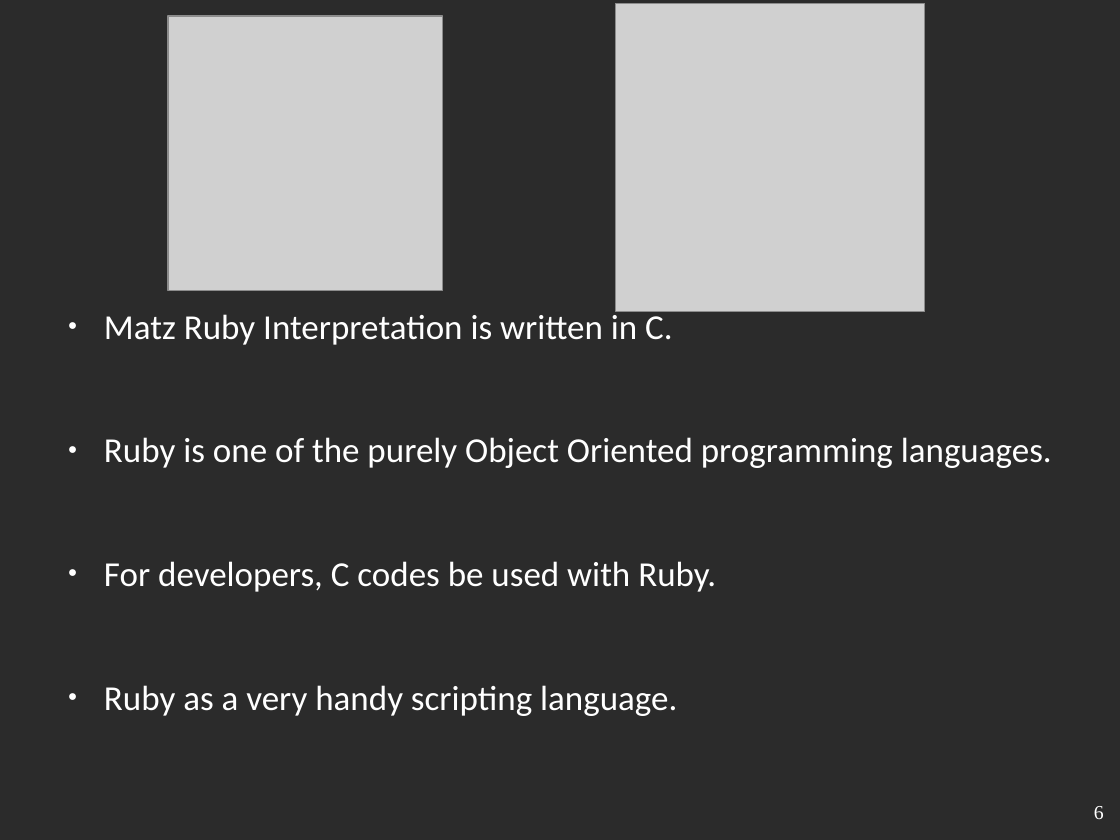
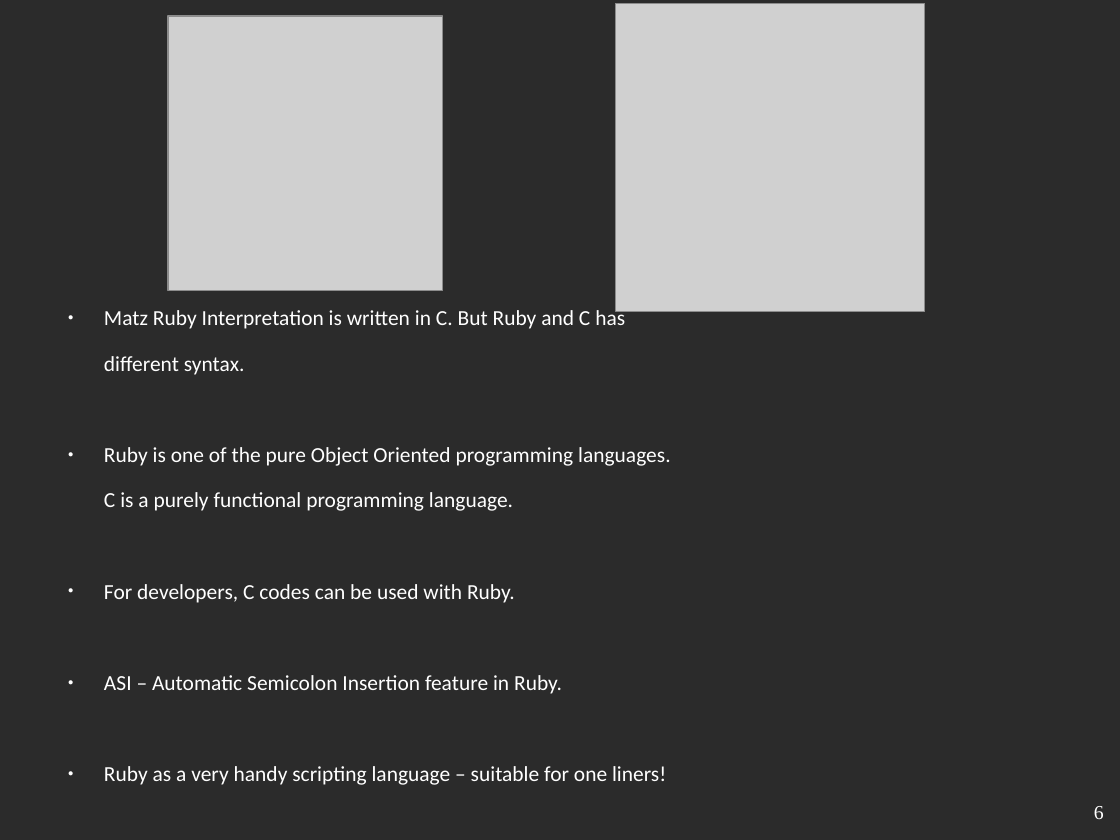
Before and after one commit to Souravgoswami/ruby-masterclass, a slide deck: slide 6 of Section 1: Getting Started/intro.odp. Drawn at 1120x840 pixels with LibreOffice and Linux fonts; fonts in the diff are those of the drawing; grey boxes stand for pictures; background and template pictures are left out; a plain dark background stands for a picture behind light text. Boxes give left, top, right and bottom in pixels: in the first picture for what was removed or moved away, otherwise in the second. Text is boxed around its words. In the diff, an @@ line names an element or a change of style, - is before the commit and + after.

```diff
--- a/Section 1: Getting Started/intro.odp
+++ b/Section 1: Getting Started/intro.odp
@@ text at box(104, 307, 671, 785): text changed; size 24.8 to 15.2 pt @@
-● Matz Ruby Interpretation is written in C.
-● Ruby is one of the purely Object Oriented programming languages.
-● For developers, C codes be used with Ruby.
-● Ruby as a very handy scripting language.
+● Matz Ruby Interpretation is written in C. But Ruby and C has
+different syntax.
+● Ruby is one of the pure Object Oriented programming languages.
+C is a purely functional programming language.
+● For developers, C codes can be used with Ruby.
+● ASI – Automatic Semicolon Insertion feature in Ruby.
+● Ruby as a very handy scripting language – suitable for one liners!
```
Also in this commit, not shown: 2 other slides changed, 1 other file.
